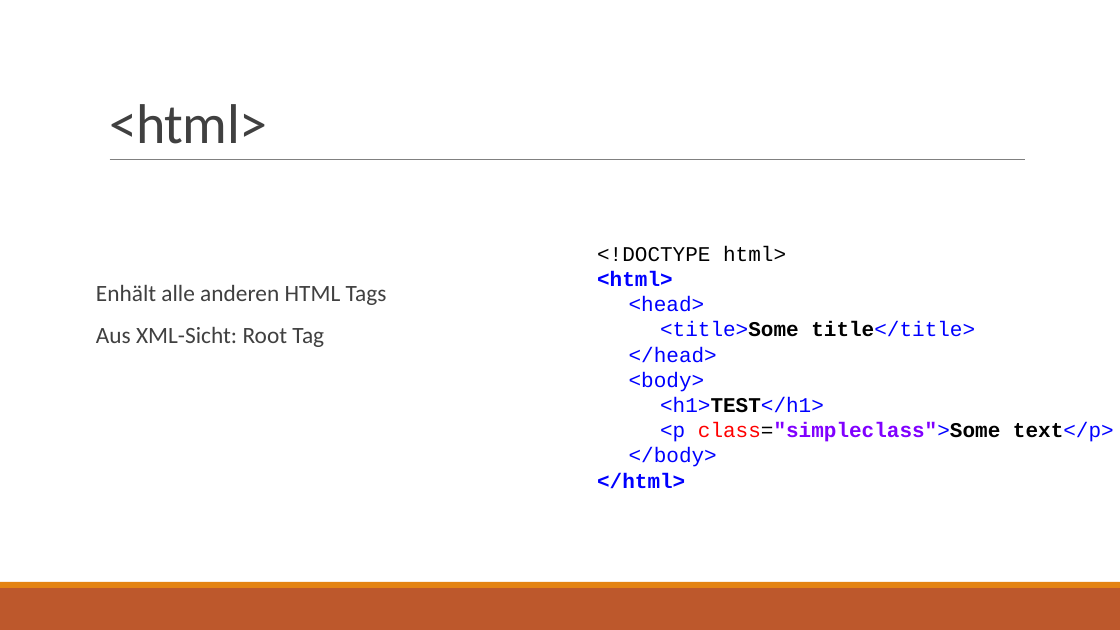
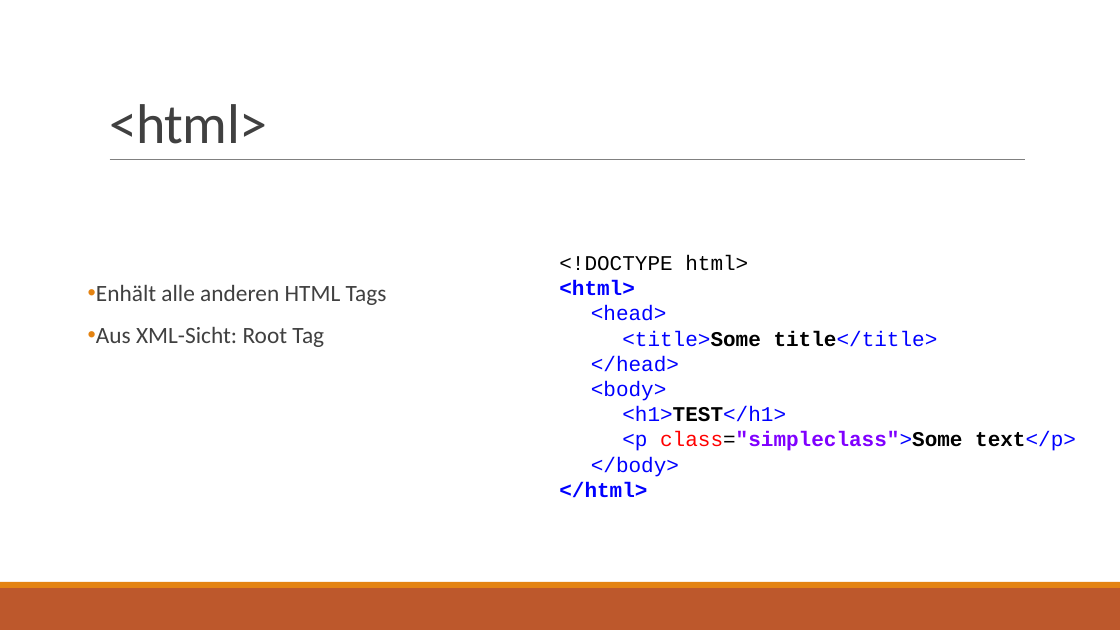
Before and after one commit to JOPA-WIT/web_seminar, a slide deck: slide 15 of Präsentationen/HTML.pptx. Drawn at 1120x630 pixels with LibreOffice and Linux fonts; fonts in the diff are those of the drawing. Boxes give left, top, right and bottom in pixels: in the first picture for what was removed or moved away, otherwise in the second. Text is boxed around its words. In the diff, an @@ line names an element or a change of style, - is before the commit and + after.

```diff
--- a/Präsentationen/HTML.pptx
+++ b/Präsentationen/HTML.pptx
@@ text "<!DOCTYPE html>": place and size @@
-text "<!DOCTYPE html>" at (597,246,1114,489)
+text "<!DOCTYPE html>" at (559,255,1076,498)
@@ text "Enhält alle anderen HTML Tags" at (96,285,387,347): bullet   to • @@
```
Also in this commit, not shown: 19 other slides changed, 1 slide added, 1 slide removed, 1 other file.
